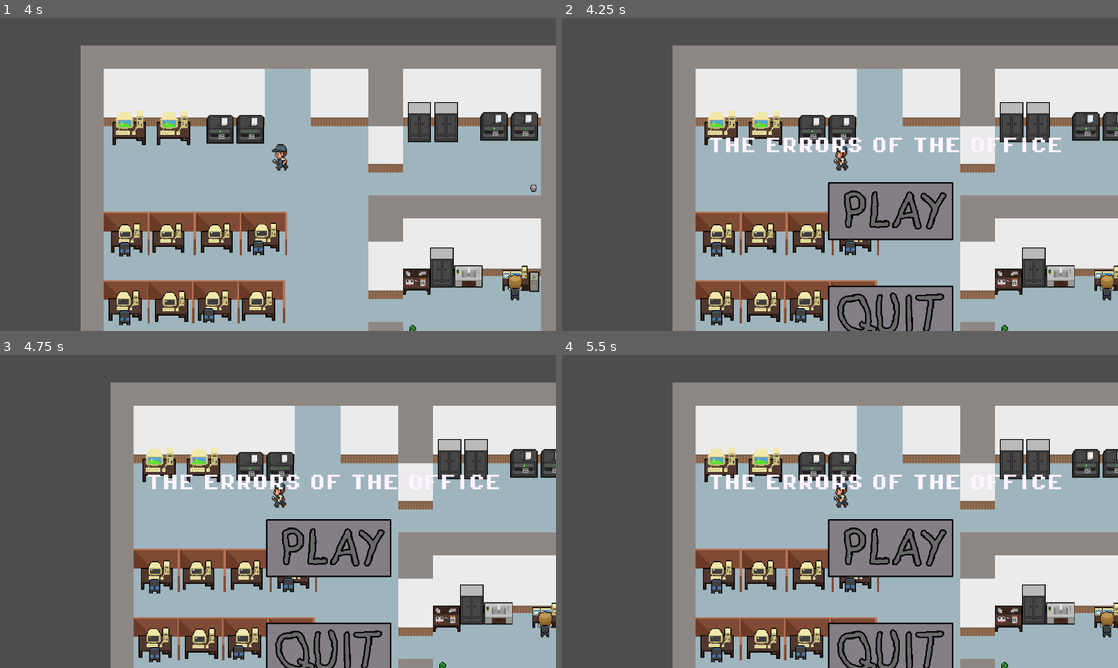
Above: before the commit, frames 1-4 (two rows, left to right).
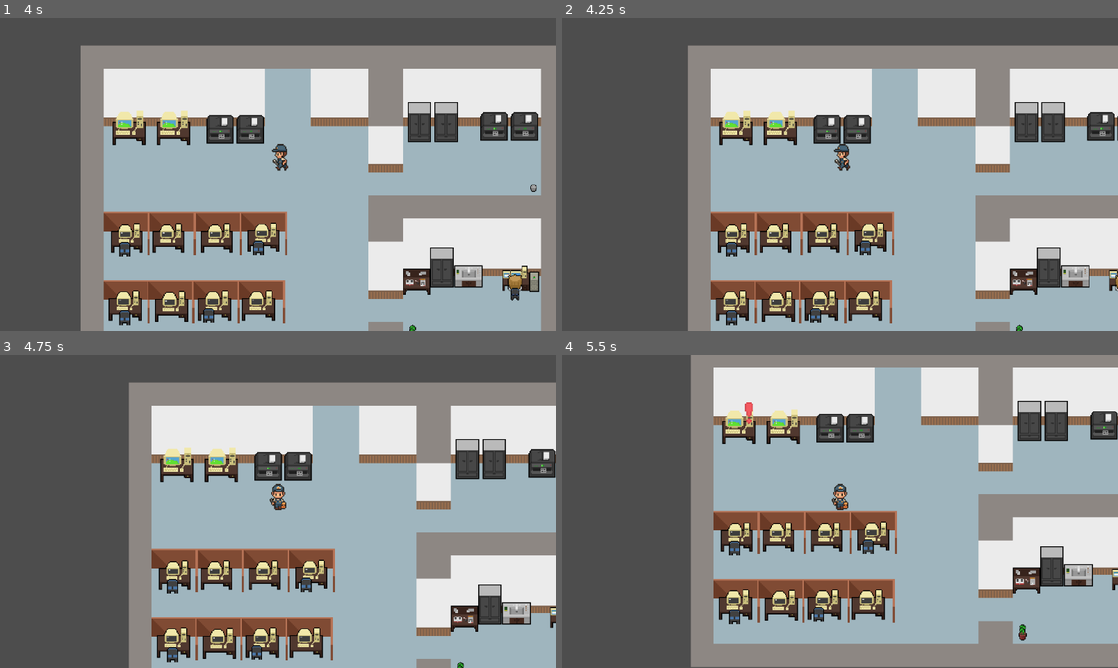
Above: after the commit, the same moments.

Repository: Lenni707/gamejam
Game: Godot game, scene res://Scenes/game.tscn
Two runs of this game, one before a commit and one after it. Both use one fixed random seed, a clock stepped at 60 frames per second and the inputs below.
Inputs (mouse positions are in pixels of both pictures, inside the frame that each line leads up to):
- Up to frame 1 (4 s): tap Enter (ui_accept) at 0.5, 0.77, 1.25, 2, 2.75, 3.5, 3.77 s; move the mouse to (400, 158) at 0.52 s; hold D (right) 0.53-1.25 s; hold E (Interagieren) 0.53-1.25 s; click (400, 158) at 0.67 s; drag from (166, 190) to (50, 237) at 1.27 s; move the mouse to (333, 105) at 2.02 s; hold D (right) 2.03-2.75 s; hold E (Interagieren) 2.03-2.75 s; drag from (250, 237) to (94, 237) at 2.77 s; move the mouse to (444, 221) at 3.52 s; hold A (left) from 3.53 s (still down); hold E (Interagieren) from 3.53 s (still down)
- Up to frame 2 (4.25 s): keep holding A (left); keep holding E (Interagieren); tap Escape (ui_cancel) at 4.15 s
- Up to frame 3 (4.75 s): release A (left) at 4.25 s; release E (Interagieren) at 4.25 s; drag from (111, 464) to (255, 574) at 4.27 s
- Up to frame 4 (5.5 s): tap Enter (ui_accept) at 5 s; move the mouse to (867, 511) at 5.02 s; hold S (down) from 5.03 s (still down); hold E (Interagieren) from 5.03 s (still down); click (867, 511) at 5.17 s

Frame 1 is identical in both runs. In frame 2, 26% of the frame differs, in the area x 19-100%, y 8-100%; in frame 3, 28%; in frame 4, 62%, in the area x 19-100%, y 0-100%.

Commit message:
bugs fixed

Diff:
--- a/scripts/alarm.gd
+++ b/scripts/alarm.gd
@@ -27,9 +27,9 @@
 
 func stop_alarm():
 	print("[Alarm:", name, "] stop_alarm called. active=", active)
-	if active:
-		active = false
-		sprite.visible = false
+
+	active = false
+	sprite.visible = false
 
 func _on_body_entered(body):
 	if body.is_in_group("player"):
--- a/scripts/game.gd
+++ b/scripts/game.gd
@@ -25,7 +25,8 @@
 		"Printer4": $alarms/Printer2,
 	}
 	# spawns the alarms
-
+	#for i in alarms.keys():
+		#trigger_problem(i)
 
 func trigger_problem(name):
 	if name in alarms:
@@ -59,7 +60,6 @@
 func _on_check_timer_timeout() -> void:
 	elapsed_time += check_interval
 
-
 	var  p = min(base_prob + grow_rate * elapsed_time, max_prob)
 	print(p)
 	if randf() > p:
@@ -70,24 +70,24 @@
 var escape_menu_instance: Control = null
 var paused := false
 
-func _unhandled_input(event):
-	if event.is_action_pressed("ui_cancel"):
-		if not paused:
-			show_pause_menu()
-		else:
-			hide_pause_menu()
-
-func show_pause_menu():
-	if escape_menu_scene:
-		escape_menu_instance = escape_menu_scene.instantiate()
-		get_tree().root.add_child(escape_menu_instance)  # Overlay
-		paused = true
-		get_tree().paused = true  # Spiel pausieren
-
-func hide_pause_menu():
-	if escape_menu_instance:
-		escape_menu_instance.queue_free()
-		escape_menu_instance = null
-	paused = false
-	# Spiel startet
-	get_tree().paused = false
+#func _unhandled_input(event):
+	#if event.is_action_pressed("ui_cancel"):
+		#if not paused:
+			#show_pause_menu()
+		#else:
+			#hide_pause_menu()
+#
+#func show_pause_menu():
+	#if escape_menu_scene:
+		#escape_menu_instance = escape_menu_scene.instantiate()
+		#get_tree().root.add_child(escape_menu_instance)  # Overlay
+		#paused = true
+		#get_tree().paused = true  # Spiel pausieren
+#
+#func hide_pause_menu():
+	#if escape_menu_instance:
+		#escape_menu_instance.queue_free()
+		#escape_menu_instance = null
+	#paused = false
+	## Spiel startet
+	#get_tree().paused = false
